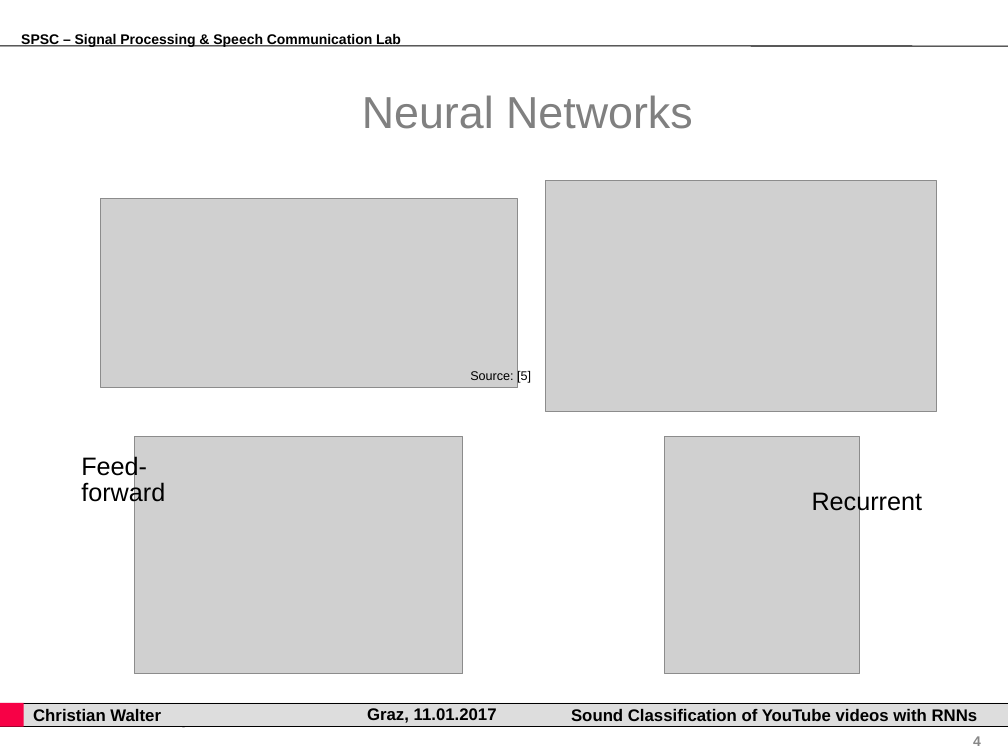
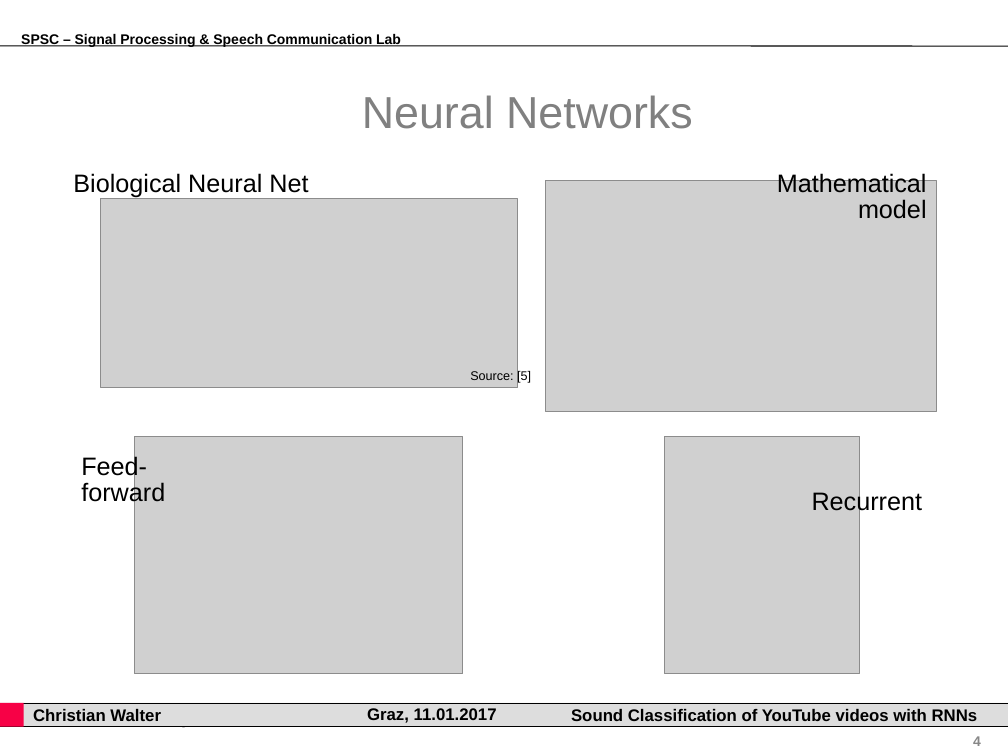
Before and after one commit to gartenschlaefer/present, a slide deck: slide 4 of bachelor_thesis/bachelor_thesis.ppt. Drawn at 1008x756 pixels with LibreOffice and Linux fonts; fonts in the diff are those of the drawing; grey boxes stand for pictures; background and template pictures are left out. Boxes give left, top, right and bottom in pixels: in the first picture for what was removed or moved away, otherwise in the second. Text is boxed around its words. In the diff, an @@ line names an element or a change of style, - is before the commit and + after.

```diff
--- a/bachelor_thesis/bachelor_thesis.ppt
+++ b/bachelor_thesis/bachelor_thesis.ppt
@@ text added at (73,173,308,197), 18 pt, text #000000 @@
+Biological Neural Net
@@ text added at (777,172,927,219), 18 pt, text #000000 @@
+Mathematical model
```
Also in this commit, not shown: 5 other slides changed, 6 slides added, 2 slides removed, 7 other files.
